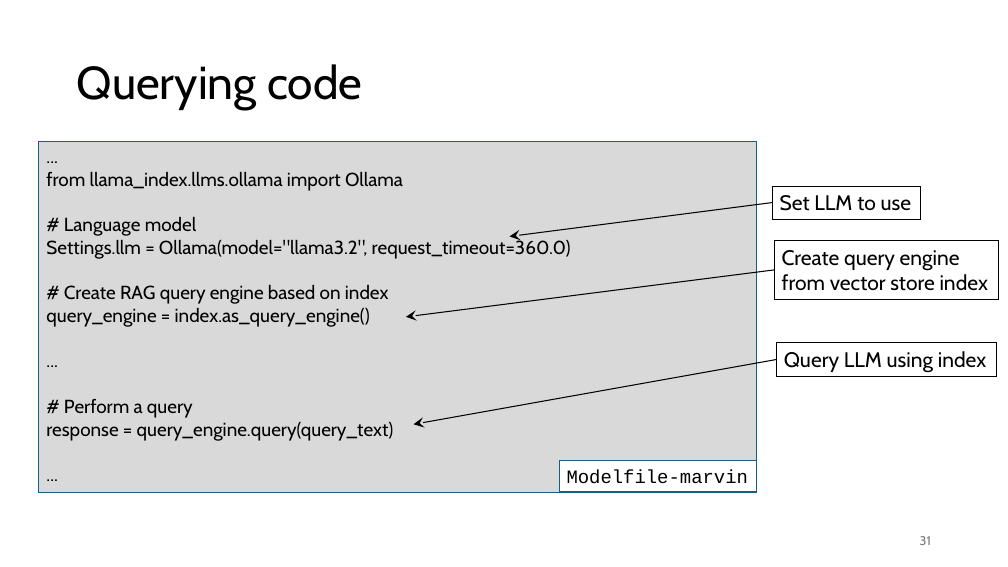
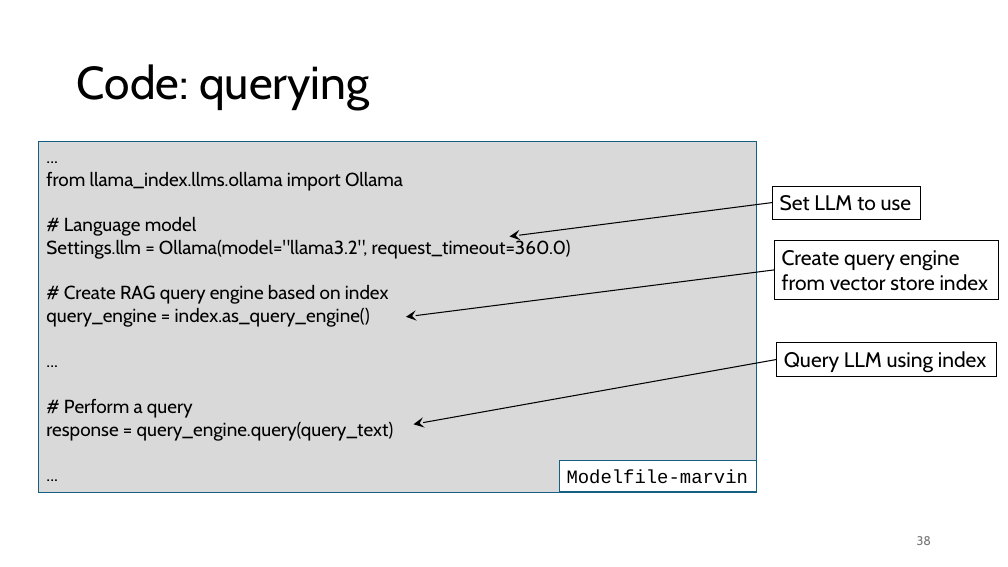
Before and after one commit to gjbex/Deploying-LLMs-locally, a slide deck: slide 38 of local_LLMs.pptx (slide 31 before the commit). Drawn at 1008x567 pixels with LibreOffice and Linux fonts; fonts in the diff are those of the drawing. Boxes give left, top, right and bottom in pixels: in the first picture for what was removed or moved away, otherwise in the second. Text is boxed around its words. In the diff, an @@ line names an element or a change of style, - is before the commit and + after.

```diff
--- a/local_LLMs.pptx
+++ b/local_LLMs.pptx
@@ title at bbox=[77, 64, 369, 110]: text changed @@
-Querying code
+Code: querying
@@ page number at bbox=[917, 536, 932, 545]: text changed @@
-31
+38
```
Also in this commit, not shown: 4 other slides changed, 13 slides added.
